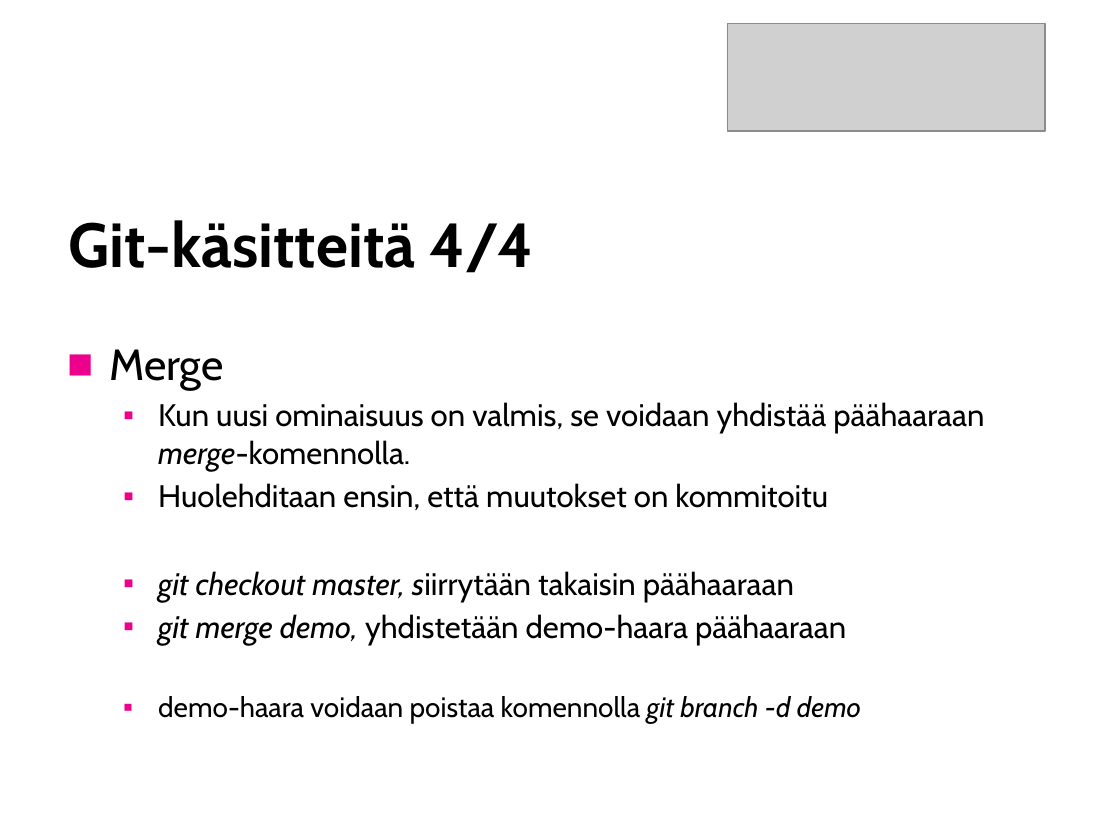
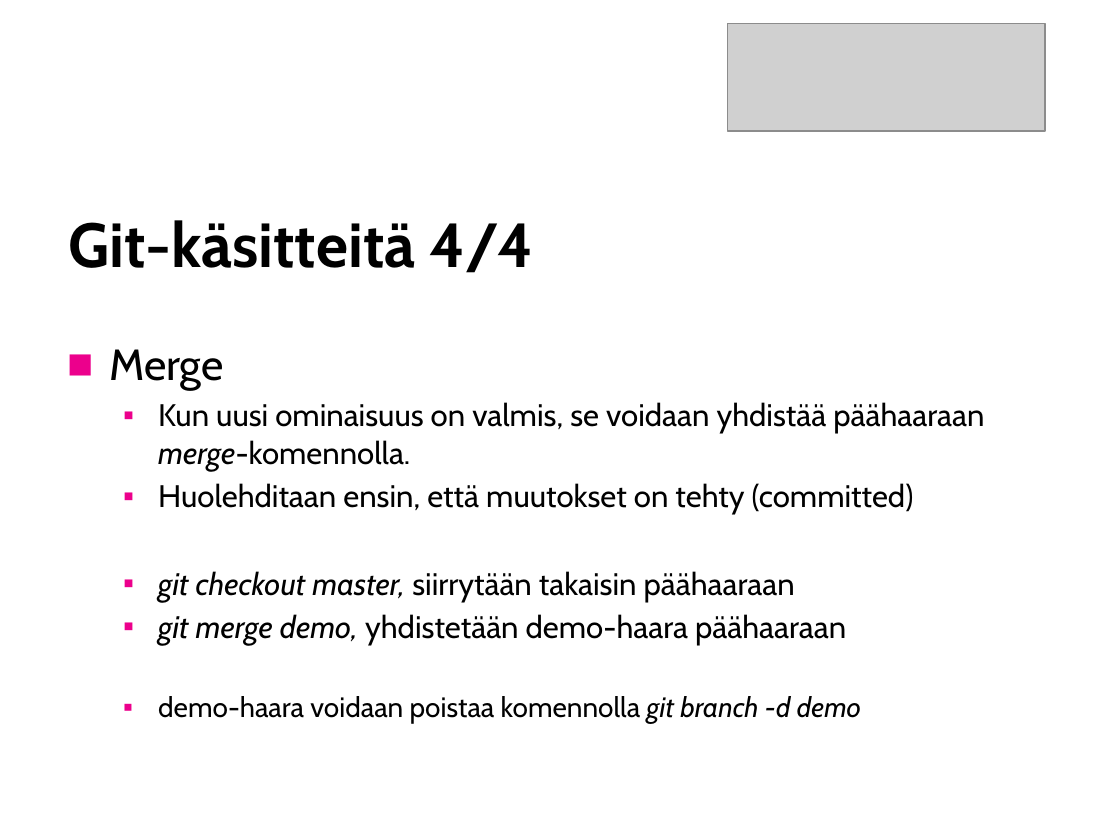
Before and after one commit to SavoniaUAS/versioncontrol, a slide deck: slide 12 of versionhallinta.pptx. Drawn at 1120x840 pixels with LibreOffice and Linux fonts; fonts in the diff are those of the drawing; grey boxes stand for pictures; background and template pictures are left out. Boxes give left, top, right and bottom in pixels: in the first picture for what was removed or moved away, otherwise in the second. Text is boxed around its words. In the diff, an @@ line names an element or a change of style, - is before the commit and + after.

```diff
--- a/versionhallinta.pptx
+++ b/versionhallinta.pptx
@@ text at bbox=[158, 483, 914, 515]: text changed @@
-  ▪ Huolehditaan ensin, että muutokset on kommitoitu
+  ▪ Huolehditaan ensin, että muutokset on tehty (committed)
@@ text at bbox=[158, 571, 795, 602]: italic off in "siirrytään" @@
```
Also in this commit, not shown: 2 other slides changed, 1 slide added, 1 other file.
